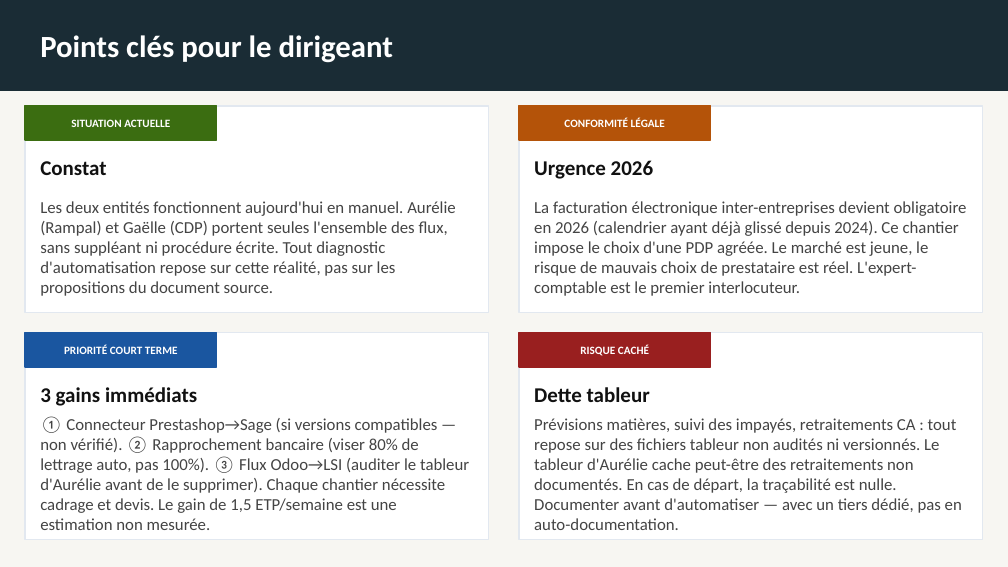
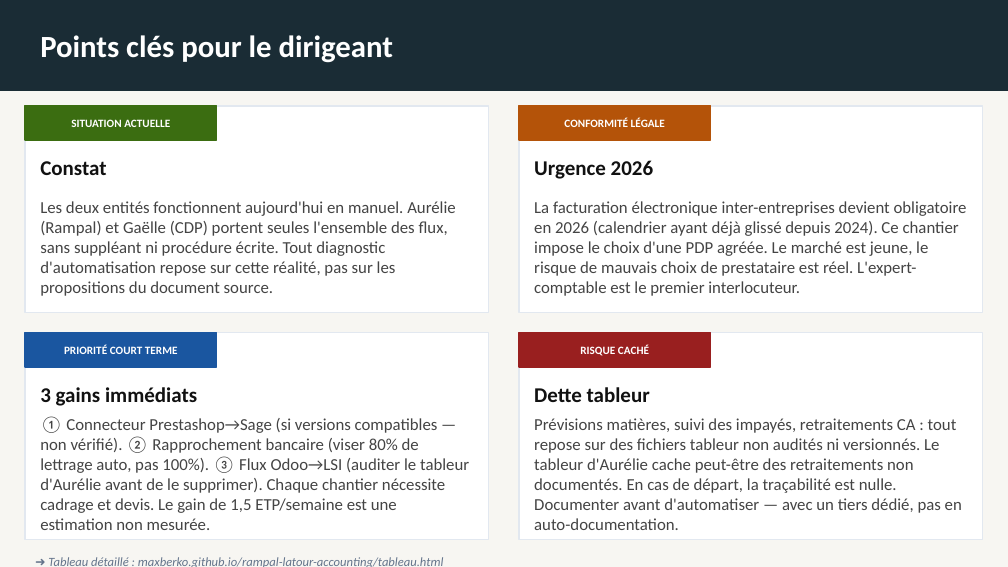
Before and after one commit to maxberko/rampal-latour-accounting, a slide deck: slide 4 of synthese_rampal_cdp.pptx. Drawn at 1008x567 pixels with LibreOffice and Linux fonts; fonts in the diff are those of the drawing. Boxes give left, top, right and bottom in pixels: in the first picture for what was removed or moved away, otherwise in the second. Text is boxed around its words. In the diff, an @@ line names an element or a change of style, - is before the commit and + after.

```diff
--- a/synthese_rampal_cdp.pptx
+++ b/synthese_rampal_cdp.pptx
@@ text added at <box>48,557,444,567</box>, 9 pt, text #64748B, italic @@
+➜ Tableau détaillé : maxberko.github.io/rampal-latour-accounting/tableau.html
```
Also in this commit, not shown: 2 other slides changed.
